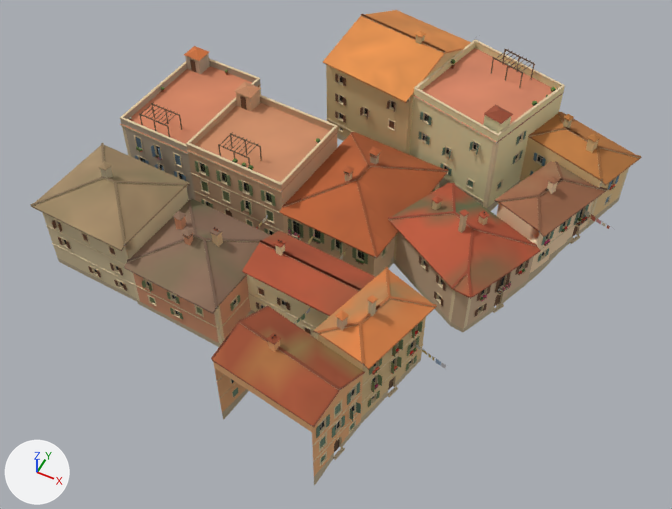
One commit to the glTF model games/yorimichi/assets/belmonte/meshes/SM_BM_BT_blk_17.glb: the scene before it, then after it.
Rendered twice from a 50 mm camera at (35.9, -71.6, 88.9) aimed at (2.2, -4.1, 4.5). The axes (+X, +Y, +Z) are drawn at lower left. The lights are the same throughout. The older version comes first. Vertices at exactly the same position are counted once.

The first picture shows 'SM_BM_BT_blk_17'.
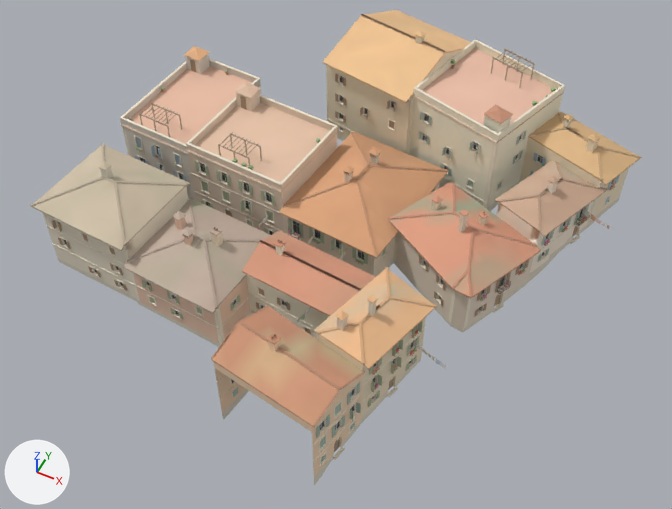
Where the change shows, as pixel boxes [x1, y1, x2, y2] in the pictures (672 x 509 px):
part 1 of me_sm_bt_blk_17, recoloured: [42, 10, 629, 476] in both
part 2 of me_sm_bt_blk_17, recoloured (lighter): [31, 10, 641, 485] in both

What changed in the scene script:
```text
Change me_sm_bt_blk_17:
    where me_sm_bt_blk_17.from_pydata(...)  # 38380 vertices, 43548 faces; spans x -31.3..31.7, y -29.7..31.6, z -2.0..20.7
    used by ob_sm_bm_bt_blk_17; location = (0.0, 0.0, 0.0)
    me_sm_bt_blk_17 part 1: 20483 faces centred in x -30.6..30.7, y -29.6..30.6, z -0.1..20.5 are repainted in the vertex colours; the middle colour goes from beige #dec9a3 to pale yellow #f0e6d1
    me_sm_bt_blk_17 part 2: 23065 faces centred in x -31.2..31.7, y -29.7..31.6, z -1.9..20.3 are repainted in the vertex colours; the middle colour goes from dark yellow #776842 to beige #b6ab8b
```
